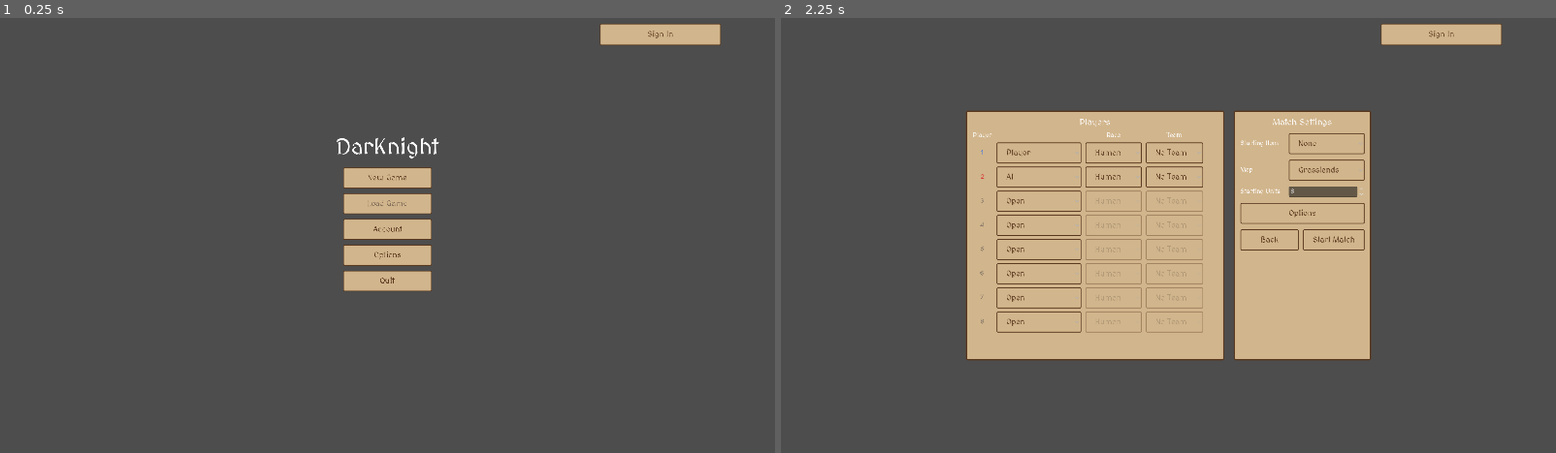
Above: before the commit, frames 1-2 (left to right).
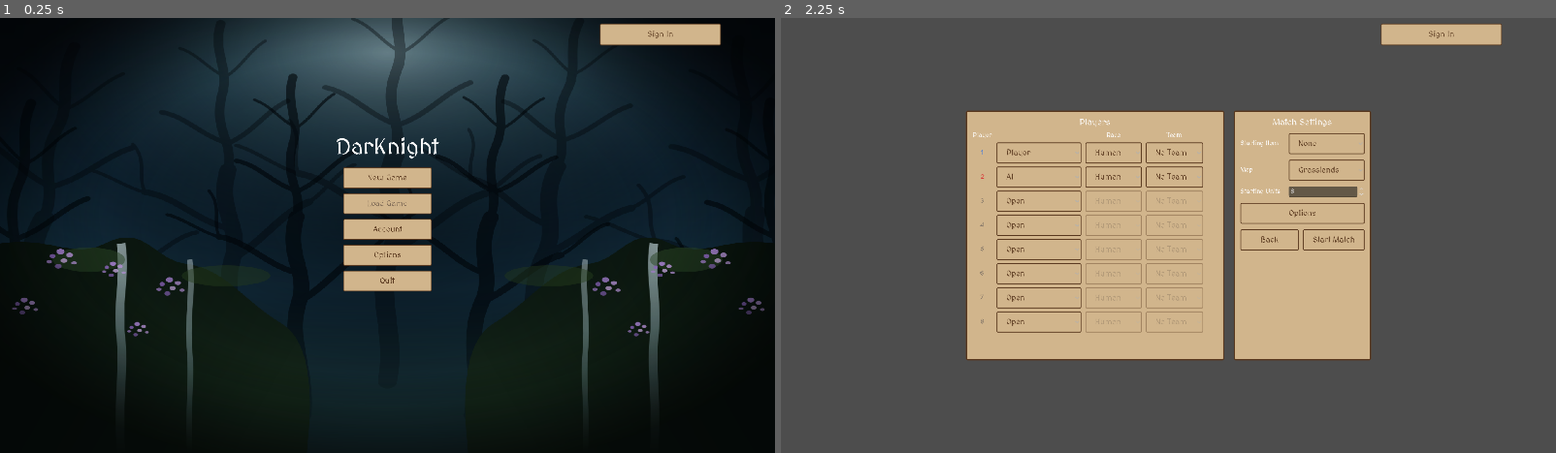
Above: after the commit, the same moments.

Repository: wesleywesleyadams-debug/Aegis-Matrix
Game: Godot game, scene res://scenes/TitleMenu.tscn
Two runs of this game, one before a commit and one after it. Both use one fixed random seed, a clock stepped at 60 frames per second and the inputs below.
Inputs:
- Up to frame 1 (0.25 s): no input
- Up to frame 2 (2.25 s): click "New Game" at 0.5 s; click "Back" at 1.25 s; click "New Game" at 2 s

The runs differ from the first frame. In frame 1, 94% of the frame differs, in the area x 0-100%, y 0-100%; in frame 2, nothing differs.

Commit message:
Add a title menu background
Hand-painted SVG: a misty forest canyon with gnarled twisted trees
arching overhead, mossy cliffs, cascading waterfalls, and purple
flower drifts -- inspired by a moody fantasy landscape reference,
tuned to the game's dark-medieval-fantasy tone. Stretches full-screen
behind the title/buttons as a TextureRect, with a built-in dark
vignette centered on the menu column so the UI stays legible against
the art.

Co-Authored-By: Claude Sonnet 5 <noreply@anthropic.com>

Diff:
--- /dev/null
+++ b/assets/backgrounds/title_bg.svg
@@ -0,0 +1,135 @@
+<svg xmlns="http://www.w3.org/2000/svg" width="1920" height="1080" viewBox="0 0 1920 1080">
+  <defs>
+    <linearGradient id="sky" x1="0" y1="0" x2="0" y2="1">
+      <stop offset="0%" stop-color="#060b12"/>
+      <stop offset="35%" stop-color="#0d1f2c"/>
+      <stop offset="62%" stop-color="#173445"/>
+      <stop offset="100%" stop-color="#0a1512"/>
+    </linearGradient>
+
+    <radialGradient id="shaft" cx="50%" cy="8%" r="65%">
+      <stop offset="0%" stop-color="#bfe9f2" stop-opacity="0.55"/>
+      <stop offset="35%" stop-color="#6fb2c4" stop-opacity="0.28"/>
+      <stop offset="70%" stop-color="#2c5568" stop-opacity="0.08"/>
+      <stop offset="100%" stop-color="#0a1512" stop-opacity="0"/>
+    </radialGradient>
+
+    <linearGradient id="mist" x1="0" y1="1" x2="0" y2="0">
+      <stop offset="0%" stop-color="#274a52" stop-opacity="0.55"/>
+      <stop offset="100%" stop-color="#274a52" stop-opacity="0"/>
+    </linearGradient>
+
+    <linearGradient id="cliffL" x1="0" y1="0" x2="1" y2="0.4">
+      <stop offset="0%" stop-color="#0a140d"/>
+      <stop offset="100%" stop-color="#16281a"/>
+    </linearGradient>
+    <linearGradient id="cliffR" x1="1" y1="0" x2="0" y2="0.4">
+      <stop offset="0%" stop-color="#0a140d"/>
+      <stop offset="100%" stop-color="#16281a"/>
+    </linearGradient>
+
+    <linearGradient id="fall" x1="0" y1="0" x2="0" y2="1">
+      <stop offset="0%" stop-color="#dff3f8" stop-opacity="0.85"/>
+      <stop offset="70%" stop-color="#a9d6e0" stop-opacity="0.35"/>
+      <stop offset="100%" stop-color="#a9d6e0" stop-opacity="0"/>
+    </linearGradient>
+
+    <radialGradient id="vignette" cx="50%" cy="45%" r="60%">
+      <stop offset="0%" stop-color="#040608" stop-opacity="0"/>
+      <stop offset="62%" stop-color="#040608" stop-opacity="0"/>
+      <stop offset="100%" stop-color="#020304" stop-opacity="0.75"/>
+    </radialGradient>
+
+    <radialGradient id="ui_dim" cx="50%" cy="47%" r="42%">
+      <stop offset="0%" stop-color="#01050a" stop-opacity="0.55"/>
+      <stop offset="70%" stop-color="#01050a" stop-opacity="0.25"/>
+      <stop offset="100%" stop-color="#01050a" stop-opacity="0"/>
+    </radialGradient>
+
+    <g id="tree" fill="none" stroke="#03070a" stroke-linecap="round" stroke-linejoin="round">
+      <path d="M0,760 C14,650 -22,580 6,490 C28,420 -16,380 12,290" stroke-width="30"/>
+      <path d="M12,290 C28,220 -12,200 16,110 C28,60 4,20 22,-40" stroke-width="17"/>
+      <path d="M6,490 C64,455 96,395 150,372" stroke-width="15"/>
+      <path d="M150,372 C182,350 204,306 236,294" stroke-width="8"/>
+      <path d="M0,420 C-54,398 -86,342 -138,330" stroke-width="13"/>
+      <path d="M-138,330 C-170,318 -202,284 -234,272" stroke-width="7"/>
+      <path d="M16,230 C64,208 86,164 128,142" stroke-width="10"/>
+      <path d="M16,230 C-32,208 -54,164 -96,152" stroke-width="10"/>
+      <path d="M22,80 C54,58 66,26 98,4" stroke-width="6"/>
+      <path d="M22,80 C-10,58 -22,26 -54,10" stroke-width="6"/>
+      <path d="M-138,330 C-150,290 -128,260 -152,220" stroke-width="6"/>
+    </g>
+
+    <g id="flowers">
+      <ellipse cx="0" cy="0" rx="7" ry="5" fill="#b48ce0" opacity="0.9"/>
+      <ellipse cx="16" cy="6" rx="6" ry="4" fill="#c9a2ec" opacity="0.85"/>
+      <ellipse cx="-14" cy="8" rx="5" ry="4" fill="#9a6fce" opacity="0.85"/>
+      <ellipse cx="6" cy="16" rx="6" ry="4" fill="#d8b6f2" opacity="0.8"/>
+      <ellipse cx="-20" cy="18" rx="5" ry="3" fill="#b48ce0" opacity="0.75"/>
+      <ellipse cx="24" cy="20" rx="5" ry="3" fill="#c9a2ec" opacity="0.75"/>
+      <ellipse cx="-4" cy="26" rx="6" ry="4" fill="#9a6fce" opacity="0.7"/>
+    </g>
+  </defs>
+
+  <rect width="1920" height="1080" fill="url(#sky)"/>
+  <rect width="1920" height="1080" fill="url(#shaft)"/>
+
+  <!-- hazy background tree canopy -->
+  <g opacity="0.38" stroke="#254a5c">
+    <use href="#tree" transform="translate(140,120) scale(1.7,1.3) rotate(6)"/>
+    <use href="#tree" transform="translate(520,60) scale(1.4,1.1) rotate(-4)"/>
+    <use href="#tree" transform="translate(960,-10) scale(1.6,1.2)"/>
+    <use href="#tree" transform="translate(1400,50) scale(1.4,1.1) rotate(5)"/>
+    <use href="#tree" transform="translate(1800,110) scale(1.7,1.3) rotate(-6)"/>
+  </g>
+
+  <!-- mid canopy -->
+  <g opacity="0.62" stroke="#0e222c">
+    <use href="#tree" transform="translate(40,260) scale(1.5,1.25) rotate(4)"/>
+    <use href="#tree" transform="translate(700,190) scale(1.3,1.05) rotate(-3)"/>
+    <use href="#tree" transform="translate(1220,190) scale(1.3,1.05) rotate(3)"/>
+    <use href="#tree" transform="translate(1880,260) scale(1.5,1.25) rotate(-4)"/>
+  </g>
+
+  <!-- foreground trunks framing the canyon -->
+  <g opacity="0.96">
+    <use href="#tree" transform="translate(-40,760) scale(1.9,1.5) rotate(3)"/>
+    <use href="#tree" transform="translate(210,820) scale(1.5,1.35) rotate(-5)"/>
+    <use href="#tree" transform="translate(1720,820) scale(-1.5,1.35) rotate(5)"/>
+    <use href="#tree" transform="translate(1960,760) scale(-1.9,1.5) rotate(-3)"/>
+  </g>
+
+  <!-- canyon floor mist -->
+  <rect x="700" y="700" width="520" height="380" fill="url(#mist)"/>
+
+  <!-- mossy cliffs -->
+  <path d="M0,1080 L0,560 C120,540 180,600 260,560 C360,510 380,600 460,610 C560,624 600,700 700,760 C760,800 780,900 760,1080 Z" fill="url(#cliffL)"/>
+  <path d="M1920,1080 L1920,560 C1800,540 1740,600 1660,560 C1560,510 1540,600 1460,610 C1360,624 1320,700 1220,760 C1160,800 1140,900 1160,1080 Z" fill="url(#cliffR)"/>
+
+  <!-- waterfalls -->
+  <path d="M300,560 C310,650 290,700 300,800 C306,880 292,960 300,1080" stroke="url(#fall)" stroke-width="22" fill="none" opacity="0.8"/>
+  <path d="M470,600 C480,680 462,740 470,830 C476,900 464,980 470,1080" stroke="url(#fall)" stroke-width="14" fill="none" opacity="0.7"/>
+  <path d="M1620,560 C1610,650 1630,700 1620,800 C1614,880 1628,960 1620,1080" stroke="url(#fall)" stroke-width="22" fill="none" opacity="0.8"/>
+  <path d="M1450,600 C1440,680 1458,740 1450,830 C1444,900 1456,980 1450,1080" stroke="url(#fall)" stroke-width="14" fill="none" opacity="0.7"/>
+
+  <!-- moss highlights -->
+  <ellipse cx="220" cy="600" rx="90" ry="30" fill="#2f4d2a" opacity="0.5"/>
+  <ellipse cx="560" cy="640" rx="110" ry="26" fill="#345424" opacity="0.45"/>
+  <ellipse cx="1700" cy="600" rx="90" ry="30" fill="#2f4d2a" opacity="0.5"/>
+  <ellipse cx="1360" cy="640" rx="110" ry="26" fill="#345424" opacity="0.45"/>
+
+  <!-- flower drifts along the cliff edges -->
+  <use href="#flowers" transform="translate(150,580) scale(1.4)"/>
+  <use href="#flowers" transform="translate(280,610) scale(1.1)"/>
+  <use href="#flowers" transform="translate(420,650) scale(1.3)"/>
+  <use href="#flowers" transform="translate(60,700) scale(1.2)"/>
+  <use href="#flowers" transform="translate(340,760) scale(1.0)"/>
+  <use href="#flowers" transform="translate(1770,580) scale(1.4)"/>
+  <use href="#flowers" transform="translate(1640,610) scale(1.1)"/>
+  <use href="#flowers" transform="translate(1500,650) scale(1.3)"/>
+  <use href="#flowers" transform="translate(1860,700) scale(1.2)"/>
+  <use href="#flowers" transform="translate(1580,760) scale(1.0)"/>
+
+  <rect width="1920" height="1080" fill="url(#vignette)"/>
+  <rect width="1920" height="1080" fill="url(#ui_dim)"/>
+</svg>
--- a/scenes/TitleMenu.tscn
+++ b/scenes/TitleMenu.tscn
@@ -1,6 +1,7 @@
-[gd_scene load_steps=2 format=3]
+[gd_scene load_steps=3 format=3]
 
 [ext_resource type="Script" path="res://scripts/ui/TitleMenu.gd" id="1_title"]
+[ext_resource type="Texture2D" path="res://assets/backgrounds/title_bg.svg" id="2_bg"]
 
 [node name="TitleMenu" type="Control"]
 layout_mode = 3
@@ -8,6 +9,15 @@
 anchor_right = 1.0
 anchor_bottom = 1.0
 script = ExtResource("1_title")
+
+[node name="Background" type="TextureRect" parent="."]
+layout_mode = 1
+anchors_preset = 15
+anchor_right = 1.0
+anchor_bottom = 1.0
+texture = ExtResource("2_bg")
+expand_mode = 1
+stretch_mode = 6
 
 [node name="TitleLabel" type="Label" parent="."]
 layout_mode = 1
Not shown, added: assets/backgrounds/title_bg.svg.import
